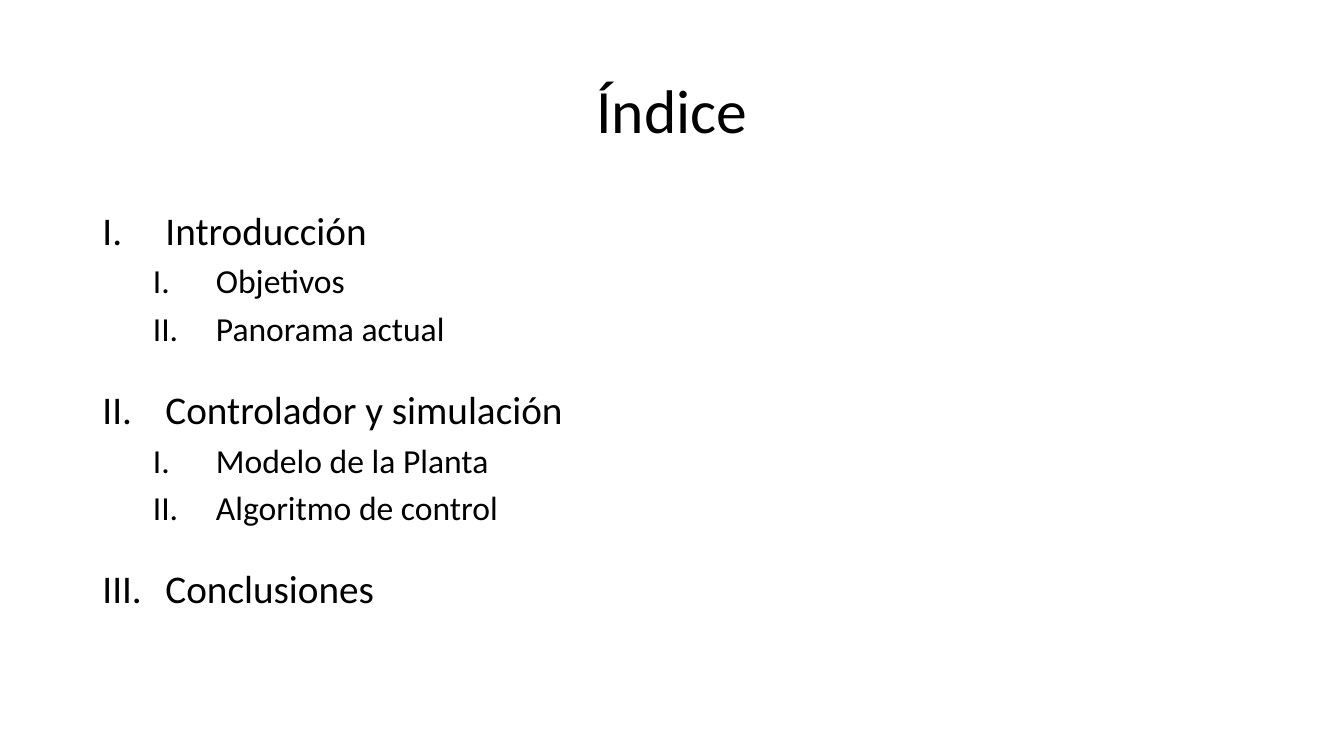
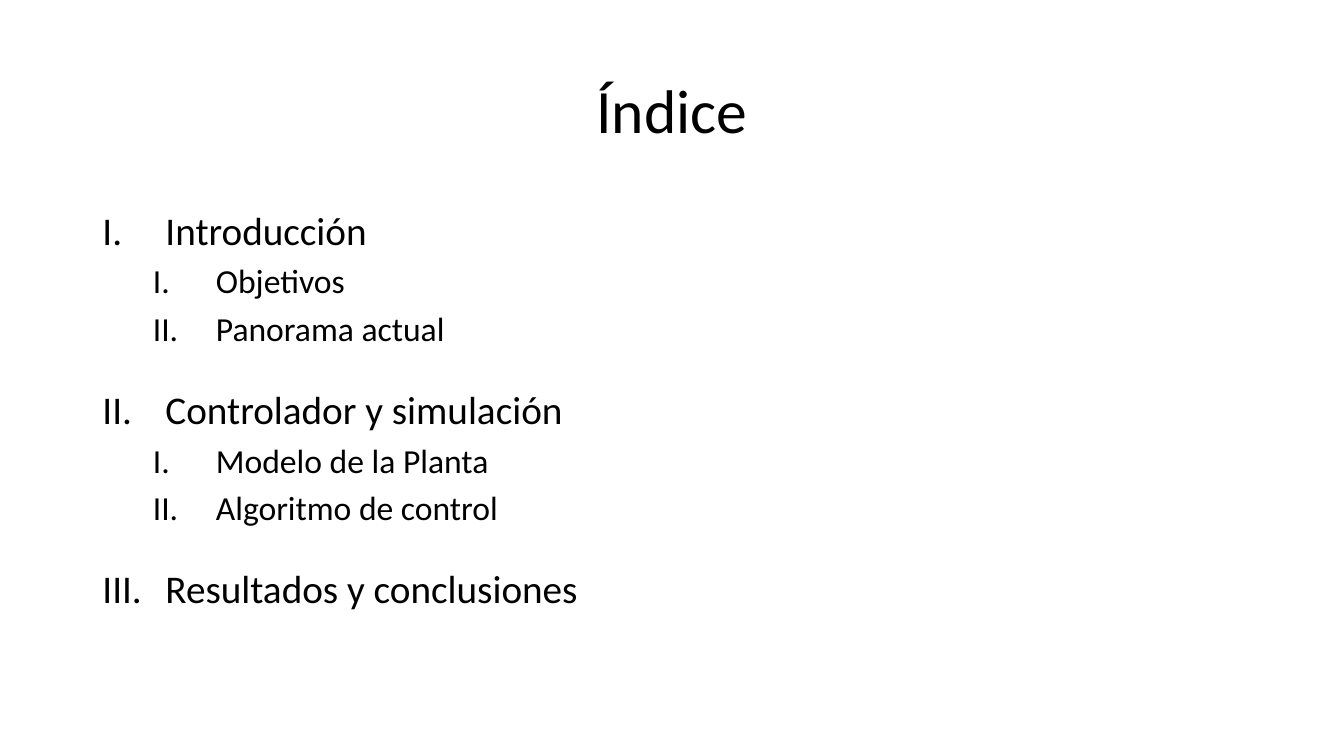
Before and after one commit to EmilioLdelaFuente/tfg, a slide deck: slide 2 of tfgPP.pptx. Drawn at 1344x756 pixels with LibreOffice and Linux fonts; fonts in the diff are those of the drawing. Boxes give left, top, right and bottom in pixels: in the first picture for what was removed or moved away, otherwise in the second. Text is boxed around its words. In the diff, an @@ line names an element or a change of style, - is before the commit and + after.

Commit message:
Conclusiones añadidas
diapos de conclusiones cerradas

```diff
--- a/tfgPP.pptx
+++ b/tfgPP.pptx
@@ text at [165,575,578,610]: text changed @@
-III. Conclusiones
+III. Resultados y conclusiones
```
Also in this commit, not shown: 2 other slides changed, 1 slide added.
